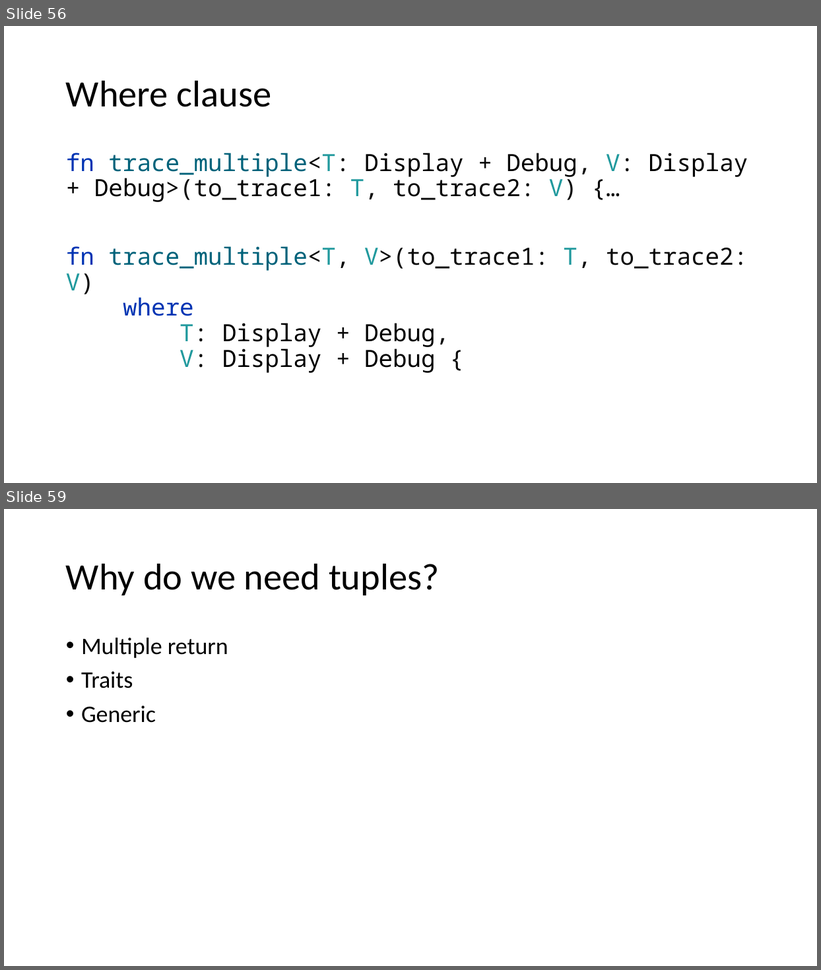
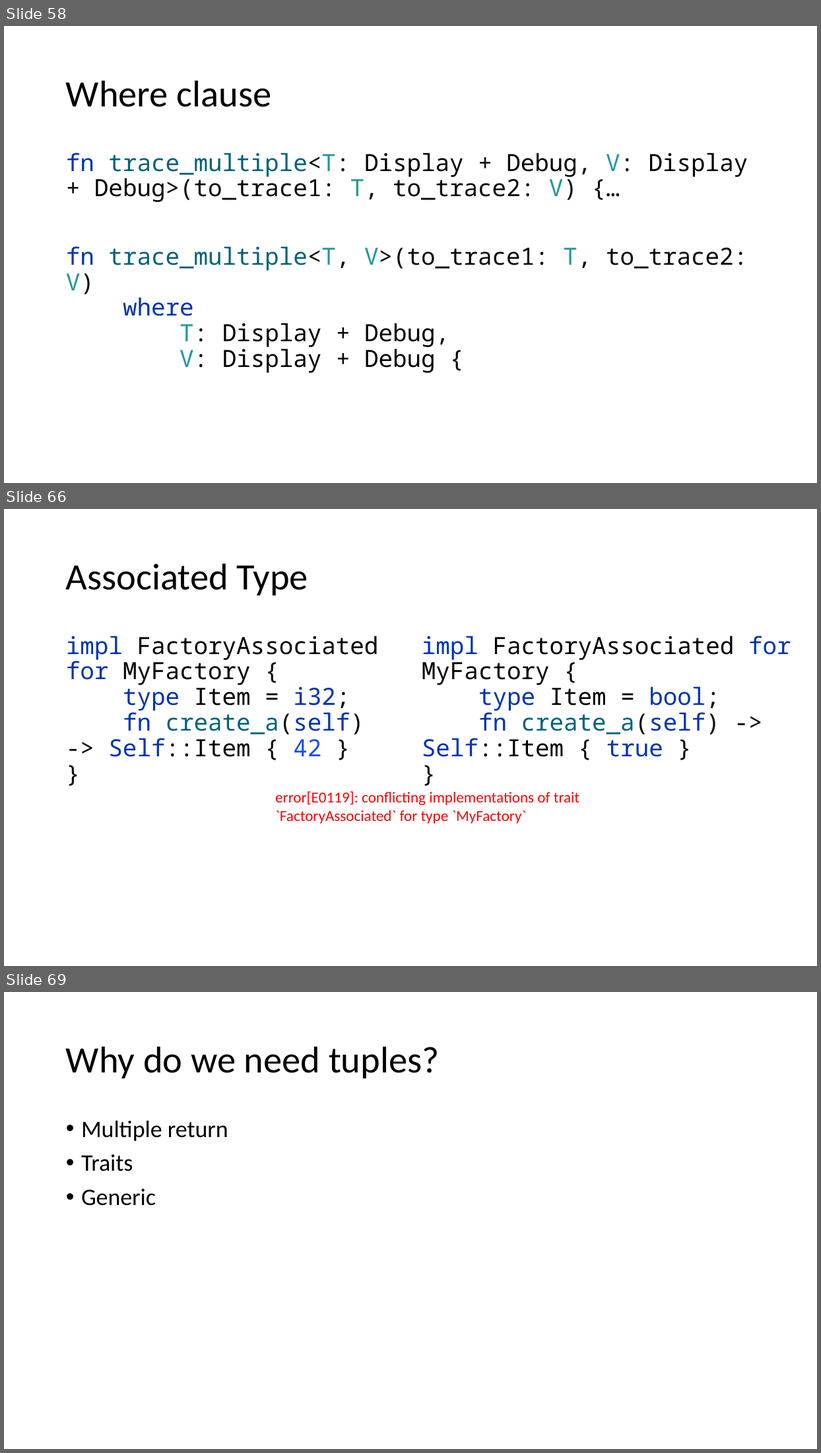
Before and after one commit to kugushev/course-rust-basics, a slide deck: pres/02-BuildingBlocks.pptx. Shown one above the other, each under a label of ours: slides 56 and 59 before the commit, slides 58, 66 and 69 after it; the slides between them are not shown. The pictures are 821x970 and 821x1453 pixels, drawn with LibreOffice and Linux fonts; fonts in the diff are those of the drawing. Boxes give left, top, right and bottom in pixels: in the first picture for what was removed or moved away, otherwise in the second. Text is boxed around its words. In the diff, an @@ line names an element or a change of style, - is before the commit and + after.

```diff
--- a/pres/02-BuildingBlocks.pptx
+++ b/pres/02-BuildingBlocks.pptx
@@ slide 66 added at <box>4,509,817,966</box>, background #FFFFFF @@
@@ rectangle added at <box>4,512,16,537</box>, fill #FFFFFF @@
@@ title added at <box>66,563,308,595</box>, 44 pt, text #000000 @@
+Associated Type
@@ text added at <box>66,636,379,757</box>, 28 pt, text #000000 @@
+impl FactoryAssociated for MyFactory {
+type Item = i32;
+fn create_a(self) -> Self::Item { 42 }
+}
@@ text added at <box>422,636,791,757</box>, 28 pt, text #000000 @@
+impl FactoryAssociated for MyFactory {
+type Item = bool;
+fn create_a(self) -> Self::Item { true }
+}
@@ text added at <box>275,791,580,824</box>, 18 pt, text #FF0000 @@
+error[E0119]: conflicting implementations of trait `FactoryAssociated` for type `MyFactory`
@@ what was slide 56 is now slide 58 @@
@@ what was slide 59 is now slide 69 @@
```
Also in this commit, not shown: 9 slides changed, 11 other slides added, 3 slides removed, 2 other files.
